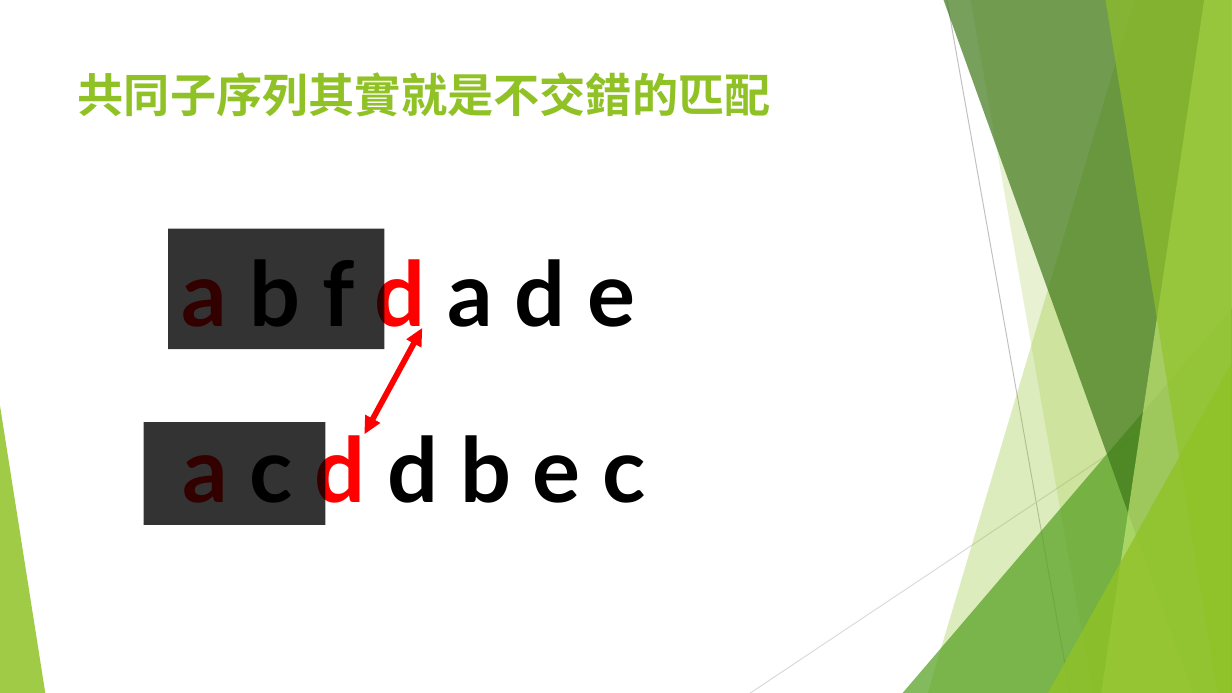
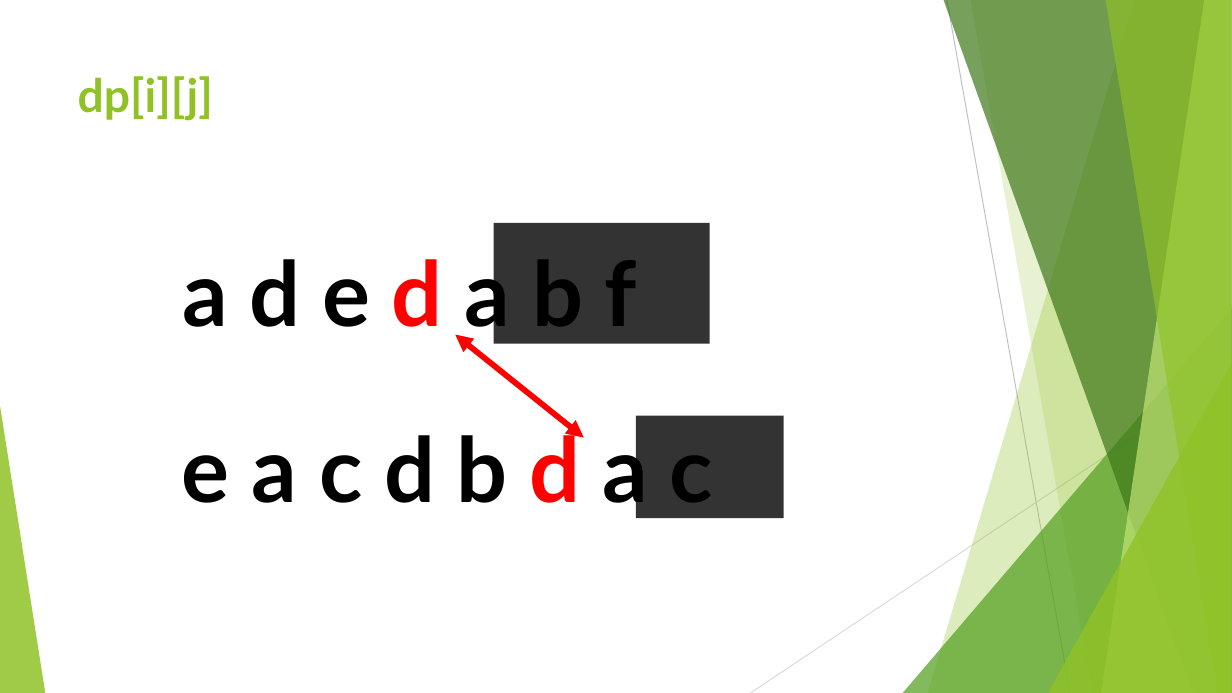
Before and after one commit to S920105123/DP2, a slide deck: slide 12 of presentation/進階動態規劃.pptx (slide 11 before the commit). Drawn at 1232x693 pixels with LibreOffice and Linux fonts; fonts in the diff are those of the drawing. Boxes give left, top, right and bottom in pixels: in the first picture for what was removed or moved away, otherwise in the second. Text is boxed around its words. In the diff, an @@ line names an element or a change of style, - is before the commit and + after.

```diff
--- a/presentation/進階動態規劃.pptx
+++ b/presentation/進階動態規劃.pptx
@@ title at (78, 76, 213, 121): text changed @@
-共同子序列其實就是不交錯的匹配
+dp[i][j]
@@ rectangle: place and size @@
-rectangle at (168, 228, 384, 349)
+rectangle at (494, 223, 710, 344)
@@ text at (182, 248, 637, 343): text changed @@
-a b f d a d e
+a d e d a b f
@@ double arrow moved from (422, 328) - (364, 434) to (456, 335) - (584, 438) @@
@@ rectangle: place and size @@
-rectangle at (143, 422, 325, 525)
+rectangle at (636, 416, 784, 518)
@@ text at (182, 424, 713, 519): text changed @@
-a c d d b e c
+e a c d b d a c
```
Also in this commit, not shown: 1 other slide changed, 21 slides added.
